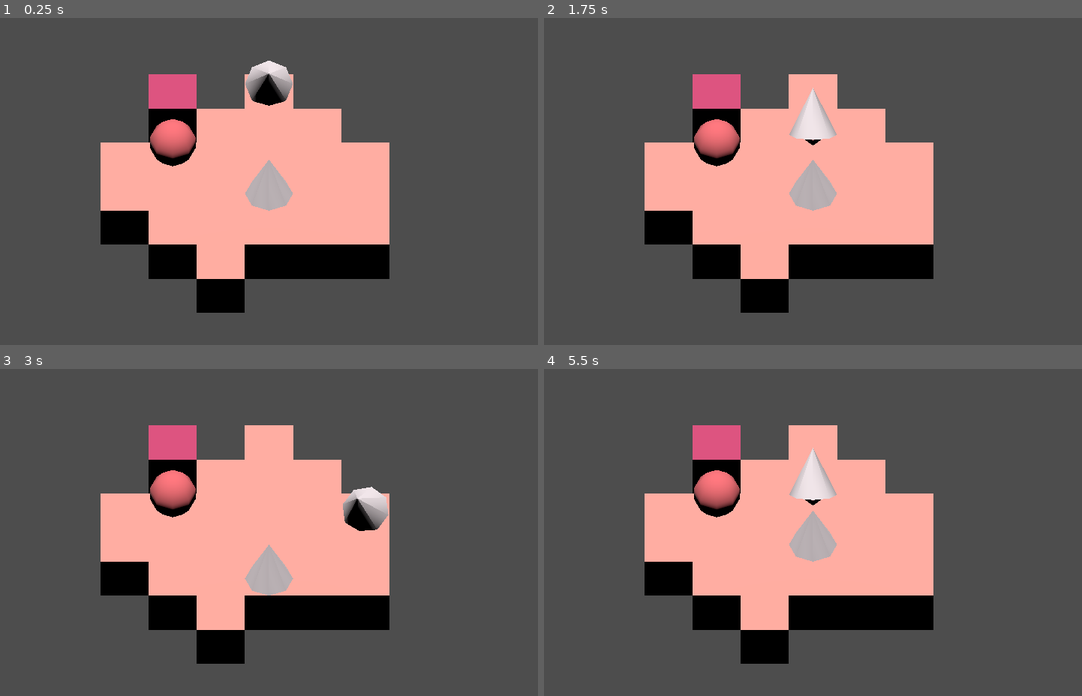
Above: before the commit, frames 1-4 (two rows, left to right).
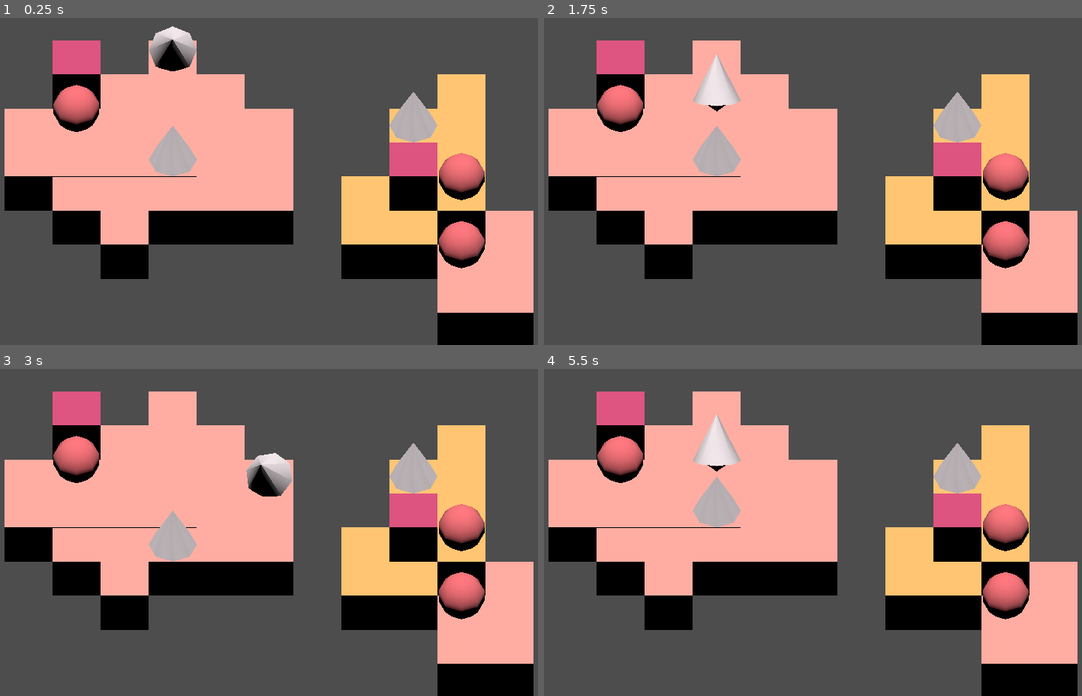
Above: after the commit, the same moments.

Repository: raggy/PuzzleKit
Game: Godot game, scene res://examples/hermits_new_home/hermits_new_home.tscn
Two runs of this game, one before a commit and one after it. Both use one fixed random seed, a clock stepped at 60 frames per second and the inputs below.
Inputs (mouse positions are in pixels of both pictures, inside the frame that each line leads up to):
- Up to frame 1 (0.25 s): no input
- Up to frame 2 (1.75 s): tap Enter at 0.5 s; move the mouse to (947, 158) at 0.52 s; hold D (right) 0.53-1.28 s; tap X (swap, bound only after the commit) at 0.6, 1.55 s; click (947, 158) at 0.67 s; tap R (reset) at 1.25 s; move the mouse to (694, 194) at 1.27 s; hold S (down) from 1.28 s (still down); tap Z (undo) at 1.35 s
- Up to frame 3 (3 s): move the mouse to (328, 454) at 2.02 s; release S (down) at 2.03 s; hold D (right) 2.03-2.78 s; tap X (swap, bound only after the commit) at 2.1, 2.85 s; move the mouse to (236, 594) at 2.77 s; hold W (up) from 2.78 s (still down); click (236, 594) at 2.92 s
- Up to frame 4 (5.5 s): tap R (reset) at 3.5, 4.25, 5 s; move the mouse to (990, 578) at 3.52 s; release W (up) at 3.53 s; hold A (left) 3.53-5.03 s; tap Z (undo) at 3.6 s; tap X (swap, bound only after the commit) at 3.8, 4.35, 5.1 s; move the mouse to (635, 476) at 4.27 s; move the mouse to (845, 529) at 5.02 s; hold S (down) from 5.03 s (still down); click (845, 529) at 5.17 s

The runs differ from the first frame. In frame 1, 48% of the frame differs, in the area x 0-100%, y 2-100%; in frame 2, 49%; in frame 3, 49%; in frame 4, 49%, in the area x 0-100%, y 6-100%.

Commit message:
Shell swap logic for example

Diff:
--- a/examples/hermits_new_home/hermits_new_home.gd
+++ b/examples/hermits_new_home/hermits_new_home.gd
@@ -3,6 +3,8 @@
 const GROUP_PHYSICAL := "physical"
 const GROUP_PUSHABLE := "pushable"
 const GROUP_ROLLS := "rolls"
+const GROUP_SAND := "sand"
+const GROUP_SHELL := "shell"
 const GROUP_STANDABLE := "standable"
 
 const MAX_PUSH_PIECES := 8
@@ -21,6 +23,10 @@
 
     # Create initial checkpoint after everything has loaded
     history.call_deferred("checkpoint")
+
+func _process(_delta: float) -> void:
+    if Input.is_action_just_pressed("swap"):
+        _swap()
 
 func _move(direction_2d: Vector2i) -> bool:
     var direction := Vector3i(direction_2d.x, 0, direction_2d.y)
@@ -70,6 +76,32 @@
 
     return true
 
+func _swap() -> void:
+    # No sand below player
+    if board.is_empty(player.grid_position + Vector3i.DOWN, GROUP_SAND):
+        return
+
+    var sand_below := board.get_tiles_at(player.grid_position + Vector3i.DOWN, GROUP_SAND)
+    var connected_sand := _get_touching(sand_below[0].piece, GROUP_SAND)
+    var shells_on_connected_sand := _get_pieces_on_top_of(connected_sand, GROUP_SHELL)
+
+    # No shell to swap to
+    if shells_on_connected_sand.is_empty():
+        return
+
+    # TODO Create new shell at player's old position
+    # TODO Move player to old shell position
+    # TODO Remove old shell
+
+    var new_shell := shells_on_connected_sand[0]
+    var player_new_transform := new_shell.transform
+    var player_old_transform := player.transform
+
+    player.transform = player_new_transform
+    new_shell.transform = player_old_transform
+
+    board.commit_changes()
+
 func _get_end_pushable(start_position: Vector3i, direction: Vector3i) -> Piece3D:
     var search_position := start_position + direction
     var end_piece: Piece3D
@@ -84,3 +116,38 @@
         search_position += direction
 
     return end_piece
+
+func _get_touching(piece: Piece3D, group: String = "") -> Array[Piece3D]:
+    const DIRECTIONS_ADJACENT: Array[Vector3i] = [Vector3i.LEFT, Vector3i.RIGHT, Vector3i.UP, Vector3i.DOWN, Vector3i.FORWARD, Vector3i.BACK]
+    var pieces_touching: Array[Piece3D] = [piece]
+    var search_index := 0
+
+    while (search_index < pieces_touching.size()):
+        var origin_piece := pieces_touching[search_index]
+
+        for origin_tile in origin_piece.tiles:
+            for direction in DIRECTIONS_ADJACENT:
+                var touching_tiles := board.get_tiles_at(origin_tile.grid_position + direction, group)
+                # Add touching pieces to check (if not already in the list)
+                for touching_tile in touching_tiles:
+                    if pieces_touching.has(touching_tile.piece):
+                        continue
+                    pieces_touching.append(touching_tile.piece)
+
+        search_index += 1
+
+    return pieces_touching
+
+func _get_pieces_on_top_of(pieces: Array[Piece3D], group: String = "") -> Array[Piece3D]:
+    var pieces_on_top: Array[Piece3D] = []
+
+    for piece_below in pieces:
+        for tile_below in piece_below.tiles:
+            var tiles_on_top := board.get_tiles_at(tile_below.grid_position + Vector3i.UP, group)
+            # Add pieces on top (if not already in the list)
+            for tile_on_top in tiles_on_top:
+                if pieces_on_top.has(tile_on_top.piece):
+                    continue
+                pieces_on_top.append(tile_on_top.piece)
+
+    return pieces_on_top
--- a/examples/hermits_new_home/hermits_new_home.tscn
+++ b/examples/hermits_new_home/hermits_new_home.tscn
@@ -10,12 +10,13 @@
 [ext_resource type="PackedScene" uid="uid://on00ojmdj40p" path="res://examples/hermits_new_home/pieces/shell.tscn" id="9_qujdy"]
 [ext_resource type="Script" path="res://addons/puzzle_kit/3d/animation/piece_animator_3d.gd" id="10_f8pcv"]
 [ext_resource type="Script" path="res://addons/puzzle_kit/input/directional_input.gd" id="10_uayvv"]
+[ext_resource type="PackedScene" uid="uid://bvrp2f17e18h0" path="res://examples/hermits_new_home/pieces/sand.tscn" id="11_gb1ek"]
 
 [node name="Node3D" type="Node3D"]
 script = ExtResource("1_cm4va")
 
 [node name="CameraContainer" type="Node3D" parent="."]
-transform = Transform3D(1, 0, 0, 0, 0.707107, 0.707107, 0, -0.707107, 0.707107, 3, 0, 2)
+transform = Transform3D(1, 0, 0, 0, 0.707107, 0.707107, 0, -0.707107, 0.707107, 5, 0, 3)
 
 [node name="Camera3D" type="Camera3D" parent="CameraContainer"]
 transform = Transform3D(1, -3.55271e-15, -8.88178e-15, -1.77636e-15, 1, 0, 1.77636e-15, 0, 1, 0, 0, 10)
@@ -44,77 +45,138 @@
 [node name="Player" parent="Board3D" instance=ExtResource("4_x4bk7")]
 transform = Transform3D(1, 0, 0, 0, 1, 0, 0, 0, 1, 3, 1, 0)
 
-[node name="Grass" parent="Board3D" instance=ExtResource("5_f1fcd")]
+[node name="Level 4" type="Node" parent="Board3D"]
+
+[node name="Grass" parent="Board3D/Level 4" instance=ExtResource("5_f1fcd")]
 transform = Transform3D(1, 0, 0, 0, 1, 0, 0, 0, 1, 0, 0, 2)
 
-[node name="Grass2" parent="Board3D" instance=ExtResource("5_f1fcd")]
+[node name="Grass2" parent="Board3D/Level 4" instance=ExtResource("5_f1fcd")]
 transform = Transform3D(1, 0, 0, 0, 1, 0, 0, 0, 1, 0, 0, 3)
 
-[node name="Grass3" parent="Board3D" instance=ExtResource("5_f1fcd")]
+[node name="Grass3" parent="Board3D/Level 4" instance=ExtResource("5_f1fcd")]
 transform = Transform3D(1, 0, 0, 0, 1, 0, 0, 0, 1, 1, 0, 2)
 
-[node name="Grass4" parent="Board3D" instance=ExtResource("5_f1fcd")]
+[node name="Grass4" parent="Board3D/Level 4" instance=ExtResource("5_f1fcd")]
 transform = Transform3D(1, 0, 0, 0, 1, 0, 0, 0, 1, 1, 0, 3)
 
-[node name="Grass5" parent="Board3D" instance=ExtResource("5_f1fcd")]
+[node name="Grass5" parent="Board3D/Level 4" instance=ExtResource("5_f1fcd")]
 transform = Transform3D(1, 0, 0, 0, 1, 0, 0, 0, 1, 1, 0, 4)
 
-[node name="Grass6" parent="Board3D" instance=ExtResource("5_f1fcd")]
+[node name="Grass6" parent="Board3D/Level 4" instance=ExtResource("5_f1fcd")]
 transform = Transform3D(1, 0, 0, 0, 1, 0, 0, 0, 1, 2, 0, 1)
 
-[node name="Grass7" parent="Board3D" instance=ExtResource("5_f1fcd")]
+[node name="Grass7" parent="Board3D/Level 4" instance=ExtResource("5_f1fcd")]
 transform = Transform3D(1, 0, 0, 0, 1, 0, 0, 0, 1, 2, 0, 2)
 
-[node name="Grass8" parent="Board3D" instance=ExtResource("5_f1fcd")]
+[node name="Grass8" parent="Board3D/Level 4" instance=ExtResource("5_f1fcd")]
 transform = Transform3D(1, 0, 0, 0, 1, 0, 0, 0, 1, 2, 0, 3)
 
-[node name="Grass9" parent="Board3D" instance=ExtResource("5_f1fcd")]
+[node name="Grass9" parent="Board3D/Level 4" instance=ExtResource("5_f1fcd")]
 transform = Transform3D(1, 0, 0, 0, 1, 0, 0, 0, 1, 2, 0, 4)
 
-[node name="Grass10" parent="Board3D" instance=ExtResource("5_f1fcd")]
+[node name="Grass10" parent="Board3D/Level 4" instance=ExtResource("5_f1fcd")]
 transform = Transform3D(1, 0, 0, 0, 1, 0, 0, 0, 1, 2, 0, 5)
 
-[node name="Grass11" parent="Board3D" instance=ExtResource("5_f1fcd")]
+[node name="Grass11" parent="Board3D/Level 4" instance=ExtResource("5_f1fcd")]
 transform = Transform3D(1, 0, 0, 0, 1, 0, 0, 0, 1, 3, 0, 0)
 
-[node name="Grass12" parent="Board3D" instance=ExtResource("5_f1fcd")]
+[node name="Grass12" parent="Board3D/Level 4" instance=ExtResource("5_f1fcd")]
 transform = Transform3D(1, 0, 0, 0, 1, 0, 0, 0, 1, 3, 0, 1)
 
-[node name="Grass13" parent="Board3D" instance=ExtResource("5_f1fcd")]
+[node name="Grass13" parent="Board3D/Level 4" instance=ExtResource("5_f1fcd")]
 transform = Transform3D(1, 0, 0, 0, 1, 0, 0, 0, 1, 3, 0, 2)
 
-[node name="Grass14" parent="Board3D" instance=ExtResource("5_f1fcd")]
+[node name="Grass14" parent="Board3D/Level 4" instance=ExtResource("5_f1fcd")]
 transform = Transform3D(1, 0, 0, 0, 1, 0, 0, 0, 1, 3, 0, 3)
 
-[node name="Grass15" parent="Board3D" instance=ExtResource("5_f1fcd")]
+[node name="Grass15" parent="Board3D/Level 4" instance=ExtResource("5_f1fcd")]
 transform = Transform3D(1, 0, 0, 0, 1, 0, 0, 0, 1, 3, 0, 4)
 
-[node name="Grass16" parent="Board3D" instance=ExtResource("5_f1fcd")]
+[node name="Grass16" parent="Board3D/Level 4" instance=ExtResource("5_f1fcd")]
 transform = Transform3D(1, 0, 0, 0, 1, 0, 0, 0, 1, 4, 0, 1)
 
-[node name="Grass17" parent="Board3D" instance=ExtResource("5_f1fcd")]
+[node name="Grass17" parent="Board3D/Level 4" instance=ExtResource("5_f1fcd")]
 transform = Transform3D(1, 0, 0, 0, 1, 0, 0, 0, 1, 4, 0, 2)
 
-[node name="Grass18" parent="Board3D" instance=ExtResource("5_f1fcd")]
+[node name="Grass18" parent="Board3D/Level 4" instance=ExtResource("5_f1fcd")]
 transform = Transform3D(1, 0, 0, 0, 1, 0, 0, 0, 1, 4, 0, 3)
 
-[node name="Grass19" parent="Board3D" instance=ExtResource("5_f1fcd")]
+[node name="Grass19" parent="Board3D/Level 4" instance=ExtResource("5_f1fcd")]
 transform = Transform3D(1, 0, 0, 0, 1, 0, 0, 0, 1, 4, 0, 4)
 
-[node name="Grass20" parent="Board3D" instance=ExtResource("5_f1fcd")]
+[node name="Grass20" parent="Board3D/Level 4" instance=ExtResource("5_f1fcd")]
 transform = Transform3D(1, 0, 0, 0, 1, 0, 0, 0, 1, 5, 0, 2)
 
-[node name="Grass21" parent="Board3D" instance=ExtResource("5_f1fcd")]
+[node name="Grass21" parent="Board3D/Level 4" instance=ExtResource("5_f1fcd")]
 transform = Transform3D(1, 0, 0, 0, 1, 0, 0, 0, 1, 5, 0, 3)
 
-[node name="Grass22" parent="Board3D" instance=ExtResource("5_f1fcd")]
+[node name="Grass22" parent="Board3D/Level 4" instance=ExtResource("5_f1fcd")]
 transform = Transform3D(1, 0, 0, 0, 1, 0, 0, 0, 1, 5, 0, 4)
 
-[node name="Coconut" parent="Board3D" instance=ExtResource("7_4s0kf")]
+[node name="Coconut" parent="Board3D/Level 4" instance=ExtResource("7_4s0kf")]
 transform = Transform3D(1, 0, 0, 0, 1, 0, 0, 0, 1, 1, 1, 2)
 
-[node name="Rock" parent="Board3D" instance=ExtResource("8_2l8el")]
+[node name="Rock" parent="Board3D/Level 4" instance=ExtResource("8_2l8el")]
 transform = Transform3D(1, 0, 0, 0, 1, 0, 0, 0, 1, 1, 1, 1)
 
-[node name="Shell" parent="Board3D" instance=ExtResource("9_qujdy")]
+[node name="Shell" parent="Board3D/Level 4" instance=ExtResource("9_qujdy")]
 transform = Transform3D(1, 0, 0, 0, 1, 0, 0, 0, 1, 3, 1, 3)
+
+[node name="Level 6" type="Node" parent="Board3D"]
+
+[node name="Sand" parent="Board3D/Level 6" instance=ExtResource("11_gb1ek")]
+transform = Transform3D(1, 0, 0, 0, 1, 0, 0, 0, 1, 7, 0, 4)
+
+[node name="Sand2" parent="Board3D/Level 6" instance=ExtResource("11_gb1ek")]
+transform = Transform3D(1, 0, 0, 0, 1, 0, 0, 0, 1, 7, 0, 5)
+
+[node name="Sand3" parent="Board3D/Level 6" instance=ExtResource("11_gb1ek")]
+transform = Transform3D(1, 0, 0, 0, 1, 0, 0, 0, 1, 8, 0, 2)
+
+[node name="Sand4" parent="Board3D/Level 6" instance=ExtResource("11_gb1ek")]
+transform = Transform3D(1, 0, 0, 0, 1, 0, 0, 0, 1, 8, 0, 3)
+
+[node name="Sand5" parent="Board3D/Level 6" instance=ExtResource("11_gb1ek")]
+transform = Transform3D(1, 0, 0, 0, 1, 0, 0, 0, 1, 8, 0, 4)
+
+[node name="Sand6" parent="Board3D/Level 6" instance=ExtResource("11_gb1ek")]
+transform = Transform3D(1, 0, 0, 0, 1, 0, 0, 0, 1, 8, 0, 5)
+
+[node name="Sand7" parent="Board3D/Level 6" instance=ExtResource("11_gb1ek")]
+transform = Transform3D(1, 0, 0, 0, 1, 0, 0, 0, 1, 9, 0, 1)
+
+[node name="Sand8" parent="Board3D/Level 6" instance=ExtResource("11_gb1ek")]
+transform = Transform3D(1, 0, 0, 0, 1, 0, 0, 0, 1, 9, 0, 2)
+
+[node name="Sand9" parent="Board3D/Level 6" instance=ExtResource("11_gb1ek")]
+transform = Transform3D(1, 0, 0, 0, 1, 0, 0, 0, 1, 9, 0, 3)
+
+[node name="Sand10" parent="Board3D/Level 6" instance=ExtResource("11_gb1ek")]
+transform = Transform3D(1, 0, 0, 0, 1, 0, 0, 0, 1, 9, 0, 4)
+
+[node name="Shell" parent="Board3D/Level 6" instance=ExtResource("9_qujdy")]
+transform = Transform3D(1, 0, 0, 0, 1, 0, 0, 0, 1, 8, 1, 2)
+
+[node name="Rock" parent="Board3D/Level 6" instance=ExtResource("8_2l8el")]
+transform = Transform3D(1, 0, 0, 0, 1, 0, 0, 0, 1, 8, 1, 4)
+
+[node name="Coconut" parent="Board3D/Level 6" instance=ExtResource("7_4s0kf")]
+transform = Transform3D(1, 0, 0, 0, 1, 0, 0, 0, 1, 9, 1, 4)
+
+[node name="Grass" parent="Board3D/Level 6" instance=ExtResource("5_f1fcd")]
+transform = Transform3D(1, 0, 0, 0, 1, 0, 0, 0, 1, 9, 0, 6)
+
+[node name="Grass2" parent="Board3D/Level 6" instance=ExtResource("5_f1fcd")]
+transform = Transform3D(1, 0, 0, 0, 1, 0, 0, 0, 1, 9, 0, 7)
+
+[node name="Grass3" parent="Board3D/Level 6" instance=ExtResource("5_f1fcd")]
+transform = Transform3D(1, 0, 0, 0, 1, 0, 0, 0, 1, 10, 0, 5)
+
+[node name="Grass4" parent="Board3D/Level 6" instance=ExtResource("5_f1fcd")]
+transform = Transform3D(1, 0, 0, 0, 1, 0, 0, 0, 1, 10, 0, 6)
+
+[node name="Grass5" parent="Board3D/Level 6" instance=ExtResource("5_f1fcd")]
+transform = Transform3D(1, 0, 0, 0, 1, 0, 0, 0, 1, 10, 0, 7)
+
+[node name="Coconut2" parent="Board3D/Level 6" instance=ExtResource("7_4s0kf")]
+transform = Transform3D(1, 0, 0, 0, 1, 0, 0, 0, 1, 9, 1, 6)
--- a/examples/hermits_new_home/pieces/shell.tscn
+++ b/examples/hermits_new_home/pieces/shell.tscn
@@ -19,7 +19,7 @@
 rings = 0
 cap_top = false
 
-[node name="Shell" type="Node3D" groups=["physical", "pushable"]]
+[node name="Shell" type="Node3D" groups=["physical", "pushable", "shell"]]
 script = ExtResource("1_uo3uf")
 
 [node name="Visual" type="MeshInstance3D" parent="."]
--- a/project.godot
+++ b/project.godot
@@ -37,6 +37,7 @@
 pushable=""
 physical=""
 standable=""
+shell=""
 
 [input]
 
@@ -80,3 +81,10 @@
 , Object(InputEventJoypadButton,"resource_local_to_scene":false,"resource_name":"","device":-1,"button_index":3,"pressure":0.0,"pressed":true,"script":null)
 ]
 }
+swap={
+"deadzone": 0.5,
+"events": [Object(InputEventKey,"resource_local_to_scene":false,"resource_name":"","device":-1,"window_id":0,"alt_pressed":false,"shift_pressed":false,"ctrl_pressed":false,"meta_pressed":false,"pressed":false,"keycode":0,"physical_keycode":88,"key_label":0,"unicode":120,"location":0,"echo":false,"script":null)
+, Object(InputEventKey,"resource_local_to_scene":false,"resource_name":"","device":-1,"window_id":0,"alt_pressed":false,"shift_pressed":false,"ctrl_pressed":false,"meta_pressed":false,"pressed":false,"keycode":0,"physical_keycode":32,"key_label":0,"unicode":32,"location":0,"echo":false,"script":null)
+, Object(InputEventJoypadButton,"resource_local_to_scene":false,"resource_name":"","device":-1,"button_index":0,"pressure":0.0,"pressed":true,"script":null)
+]
+}
Not shown: 1 places in examples/hermits_new_home/hermits_new_home.tscn that only renumber resources
